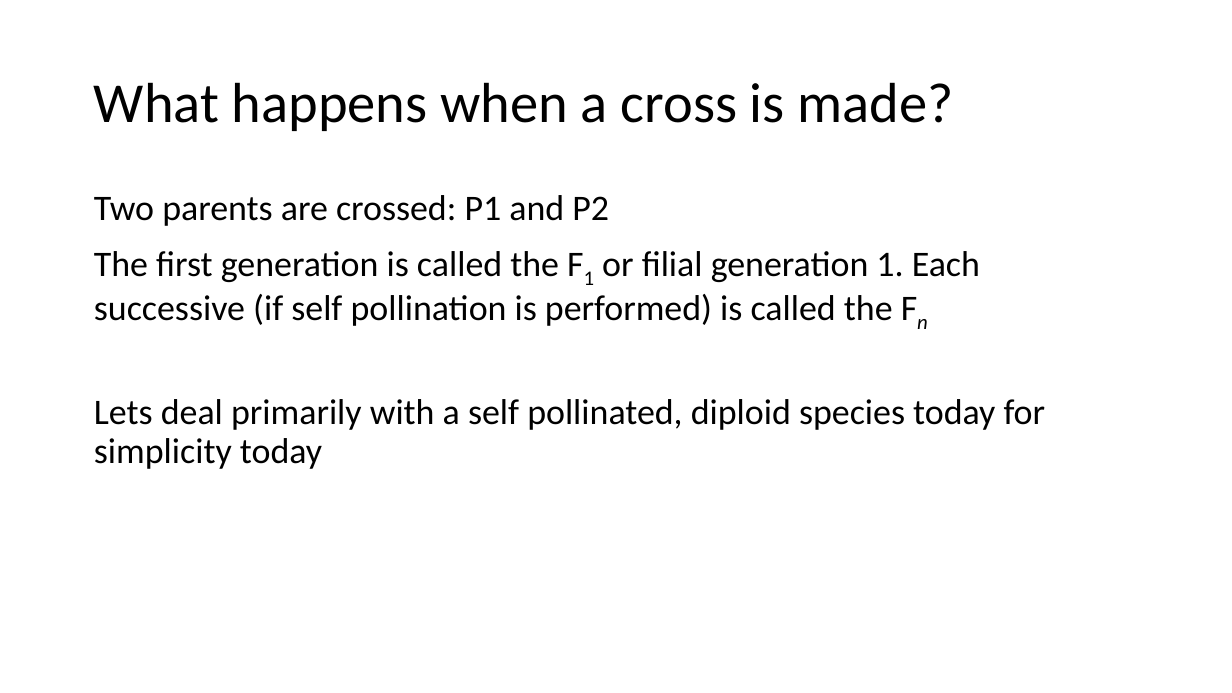
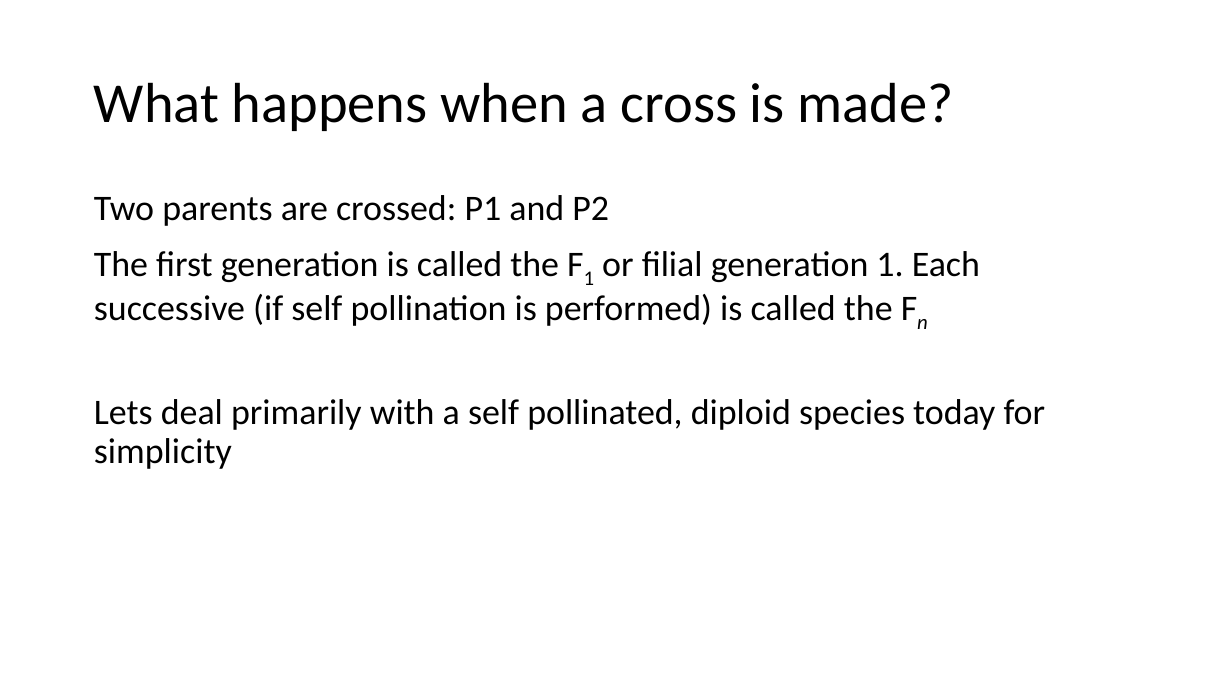
Before and after one commit to ter56/September2_2021_class, a slide deck: slide 6 of AdditiveModels_9_2_2021.pptx. Drawn at 1232x693 pixels with LibreOffice and Linux fonts; fonts in the diff are those of the drawing. Boxes give left, top, right and bottom in pixels: in the first picture for what was removed or moved away, otherwise in the second. Text is boxed around its words. In the diff, an @@ line names an element or a change of style, - is before the commit and + after.

```diff
--- a/AdditiveModels_9_2_2021.pptx
+++ b/AdditiveModels_9_2_2021.pptx
@@ text at box(94, 399, 1046, 469): text changed @@
-Lets deal primarily with a self pollinated, diploid species today for simplicity today
+Lets deal primarily with a self pollinated, diploid species today for simplicity
```
Also in this commit, not shown: 2 other slides changed, 1 other file.
